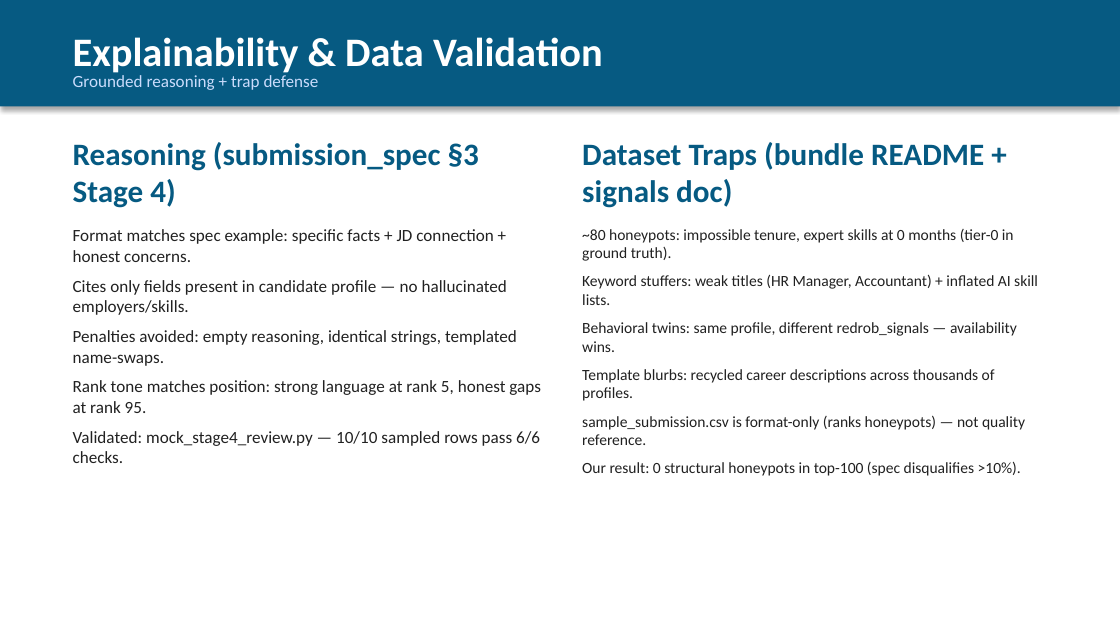
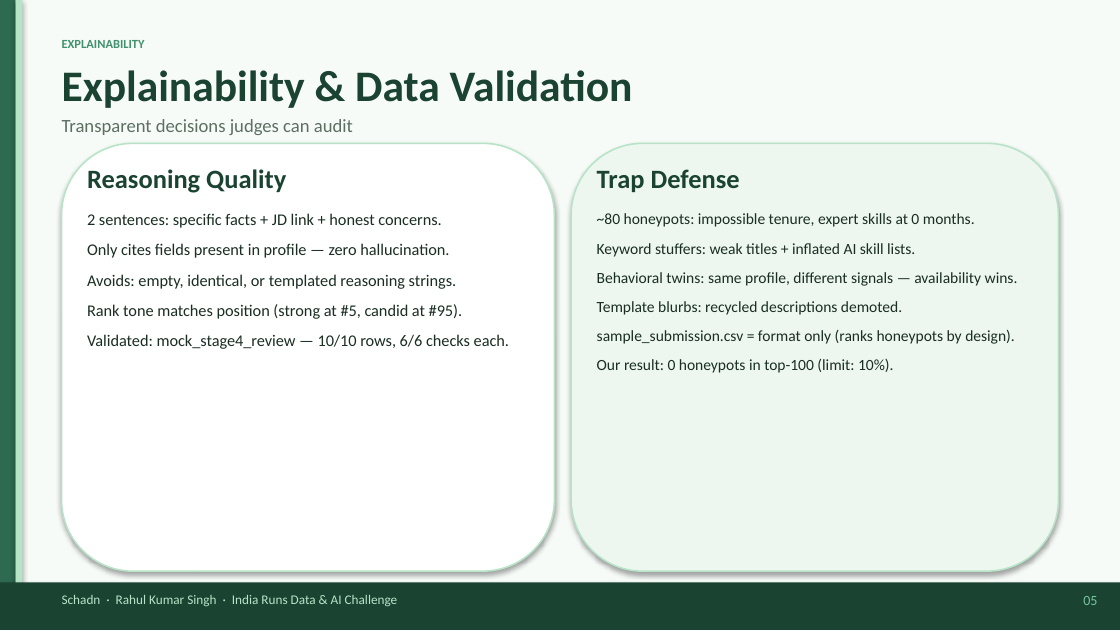
Before and after one commit to rahulx2001/recruitgpt-x, a slide deck: slide 5 of docs/RecruitGPT_X_Approach.pptx. Drawn at 1120x630 pixels with LibreOffice and Linux fonts; fonts in the diff are those of the drawing. Boxes give left, top, right and bottom in pixels: in the first picture for what was removed or moved away, otherwise in the second. Text is boxed around its words. In the diff, an @@ line names an element or a change of style, - is before the commit and + after.

Commit message:
docs: redesign submission deck with consultant light-green theme
Split cover layout, sage palette, rounded cards, stat tiles, slide
footers, and section rails for a polished executive presentation style.

```diff
--- a/docs/RecruitGPT_X_Approach.pptx
+++ b/docs/RecruitGPT_X_Approach.pptx
@@ rectangle: place and size @@
-rectangle at [0, 0, 1120, 106]
+rectangle at [0, 0, 1120, 629]
@@ rectangle at [0, 0, 1120, 629]: fill #065A82 to #F7FBF8 @@
@@ rectangle added at [0, 0, 16, 629], fill #2D6A4F @@
@@ rectangle added at [16, 0, 22, 629], fill #B7E4C7 @@
@@ text "Explainability & Data Validation": place and size @@
-text "Explainability & Data Validation" at [73, 37, 603, 76]
+text "Explainability & Data Validation" at [62, 70, 633, 108]
@@ text "Explainability & Data Validation" at [62, 70, 633, 108]: size 26 to 28 pt, text colour #FFFFFF to #1B4332 @@
@@ text added at [62, 40, 145, 48], 8 pt, text #40916C, bold @@
+EXPLAINABILITY
@@ text removed at [73, 75, 319, 90] @@
-Grounded reasoning + trap defense
@@ text added at [62, 119, 353, 135], 12 pt, text #5C6F62 @@
+Transparent decisions judges can audit
@@ rounded rectangle added at [62, 143, 554, 571], fill #FFFFFF, outline #B7E4C7 1 pt @@
@@ rounded rectangle added at [571, 143, 1058, 571], fill #EDF7F0, outline #B7E4C7 1 pt @@
@@ text at [87, 169, 509, 349]: text changed; size 11 to 10.5 pt; text colour #212121 to #1A2E22 @@
-Reasoning (submission_spec §3 Stage 4)
-Format matches spec example: specific facts + JD connection + honest concerns.
-Cites only fields present in candidate profile — no hallucinated employers/skills.
-Penalties avoided: empty reasoning, identical strings, templated name-swaps.
-Rank tone matches position: strong language at rank 5, honest gaps at rank 95.
-Validated: mock_stage4_review.py — 10/10 sampled rows pass 6/6 checks.
+Reasoning Quality
+2 sentences: specific facts + JD link + honest concerns.
+Only cites fields present in profile — zero hallucination.
+Avoids: empty, identical, or templated reasoning strings.
+Rank tone matches position (strong at #5, candid at #95).
+Validated: mock_stage4_review — 10/10 rows, 6/6 checks each.
@@ text at [597, 169, 1018, 373]: text changed; text colour #212121 to #1A2E22 @@
-Dataset Traps (bundle README + signals doc)
-~80 honeypots: impossible tenure, expert skills at 0 months (tier-0 in ground truth).
-Keyword stuffers: weak titles (HR Manager, Accountant) + inflated AI skill lists.
-Behavioral twins: same profile, different redrob_signals — availability wins.
-Template blurbs: recycled career descriptions across thousands of profiles.
-sample_submission.csv is format-only (ranks honeypots) — not quality reference.
-Our result: 0 structural honeypots in top-100 (spec disqualifies >10%).
+Trap Defense
+~80 honeypots: impossible tenure, expert skills at 0 months.
+Keyword stuffers: weak titles + inflated AI skill lists.
+Behavioral twins: same profile, different signals — availability wins.
+Template blurbs: recycled descriptions demoted.
+sample_submission.csv = format only (ranks honeypots by design).
+Our result: 0 honeypots in top-100 (limit: 10%).
@@ rectangle added at [0, 582, 1120, 629], fill #1B4332 @@
@@ text added at [62, 595, 398, 606], 8.5 pt, text #B7E4C7 @@
+Schadn · Rahul Kumar Singh · India Runs Data & AI Challenge
@@ text added at [1083, 596, 1097, 605], 9 pt, text #74C69D @@
+05
```
Also in this commit, not shown: 10 other slides changed, 4 other files.
